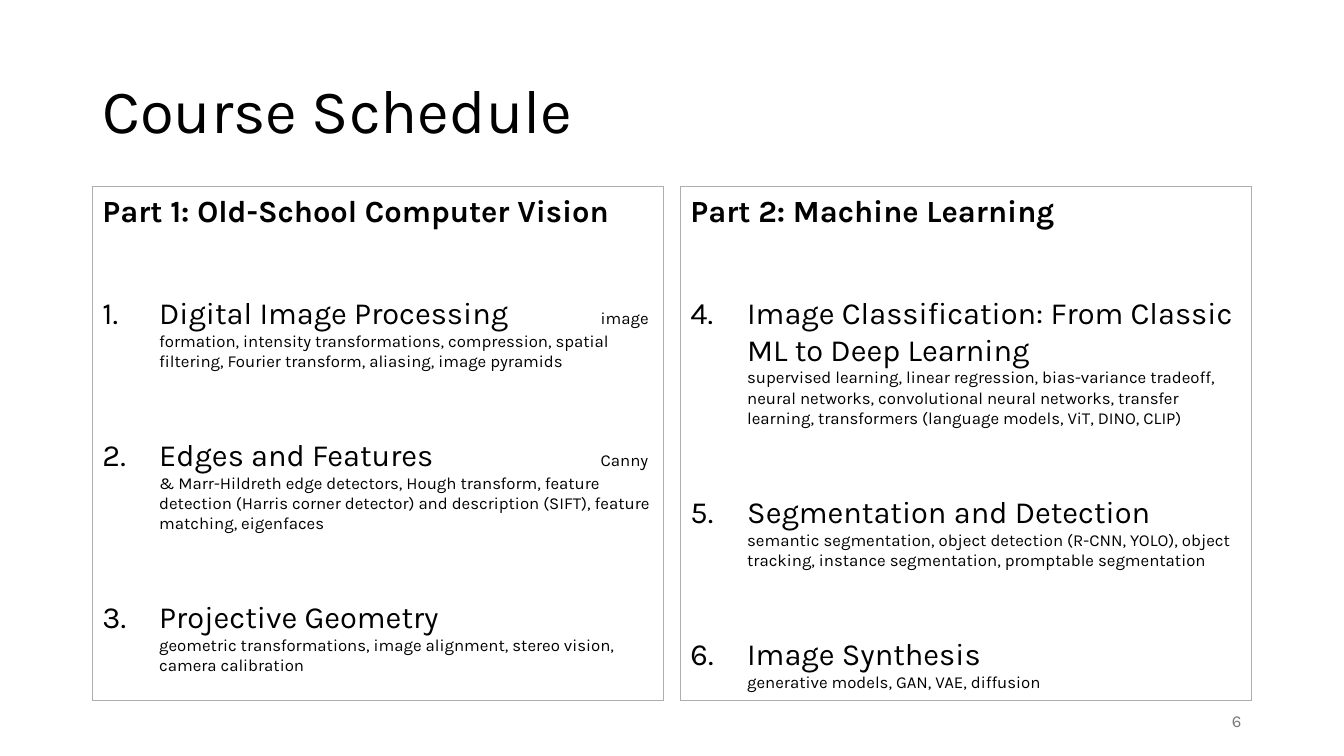
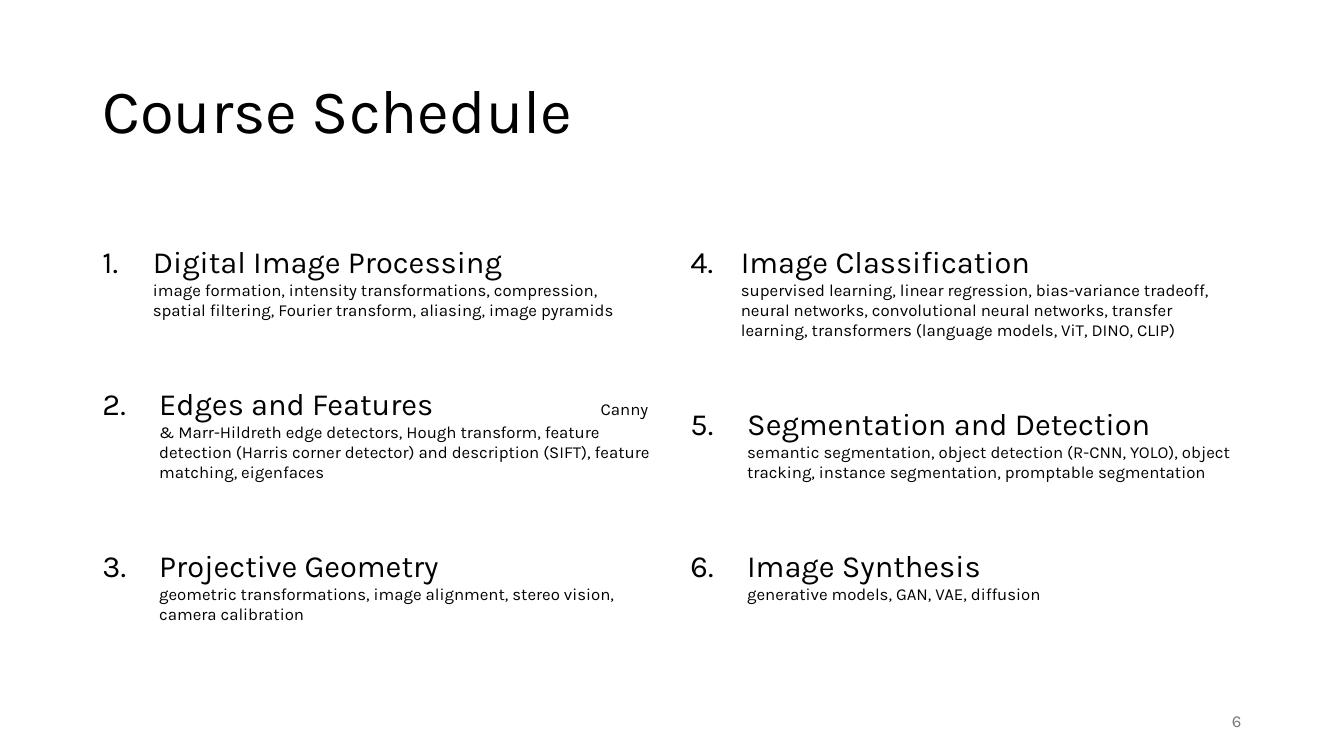
Before and after one commit to FelixWick/computer_vision, a slide deck: slide 6 of slides/0_introduction.pptx. Drawn at 1344x756 pixels with LibreOffice and Linux fonts; fonts in the diff are those of the drawing. Boxes give left, top, right and bottom in pixels: in the first picture for what was removed or moved away, otherwise in the second. Text is boxed around its words. In the diff, an @@ line names an element or a change of style, - is before the commit and + after.

```diff
--- a/slides/0_introduction.pptx
+++ b/slides/0_introduction.pptx
@@ text "Digital Image Processing image formation, ...": place and size @@
-text "Digital Image Processing image formation, ..." at [93, 187, 664, 701]
+text "Digital Image Processing image formation, ..." at [153, 252, 650, 620]
@@ text "Digital Image Processing image formation, ..." at [153, 252, 650, 620]: outline #AEAEAE 0.75 pt to none @@
@@ text at [102, 200, 608, 229]: paragraph removed @@
-Part 1: Old-School Computer Vision
@@ text "Image Classification supervised learning, linear ...": place and size @@
-text "Image Classification supervised learning, linear ..." at [681, 187, 1252, 701]
+text "Image Classification supervised learning, linear ..." at [741, 251, 1230, 604]
@@ text "Image Classification supervised learning, linear ..." at [741, 251, 1230, 604]: outline #AEAEAE 0.75 pt to none @@
@@ text at [153, 252, 613, 320]: indent changed @@
@@ text at [741, 251, 1208, 340]: text changed @@
-Part 2: Machine Learning
-4. Image Classification: From Classic ML to Deep Learning supervised learning, linear regression, bias-variance tradeoff, neural networks, convolutional neural networks, transfer learning, transformers (language models, ViT, DINO, CLIP)
+4. Image Classification supervised learning, linear regression, bias-variance tradeoff, neural networks, convolutional neural networks, transfer learning, transformers (language models, ViT, DINO, CLIP)
```
Also in this commit, not shown: 3 slides removed, 3 other files.
